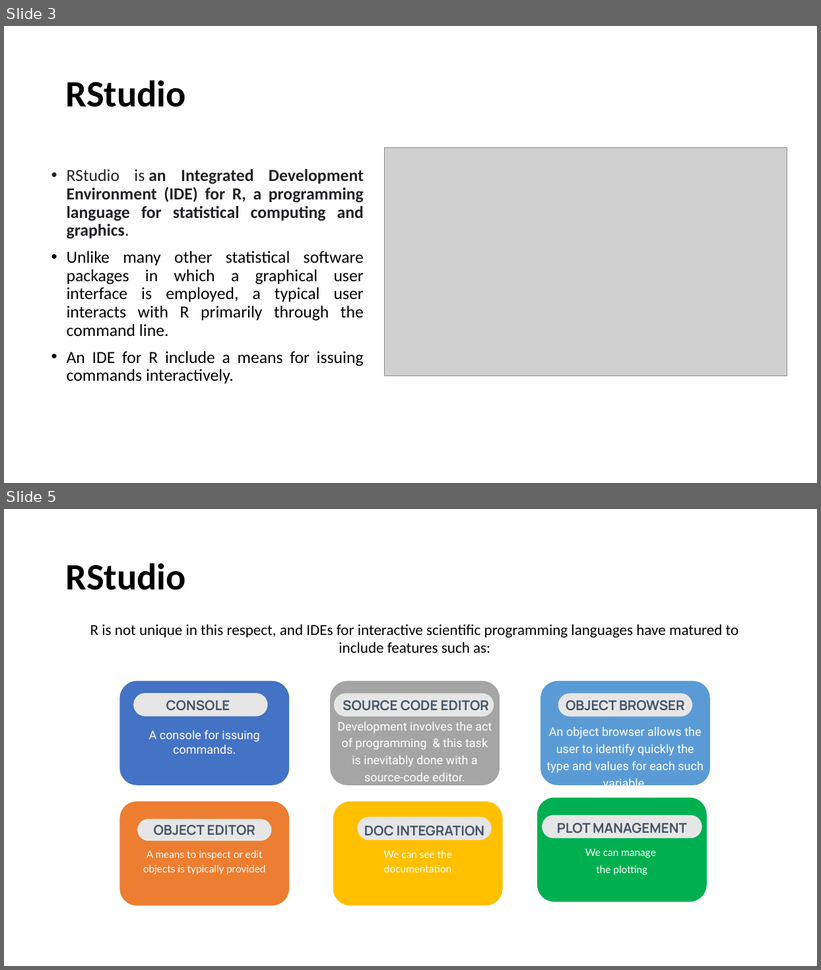
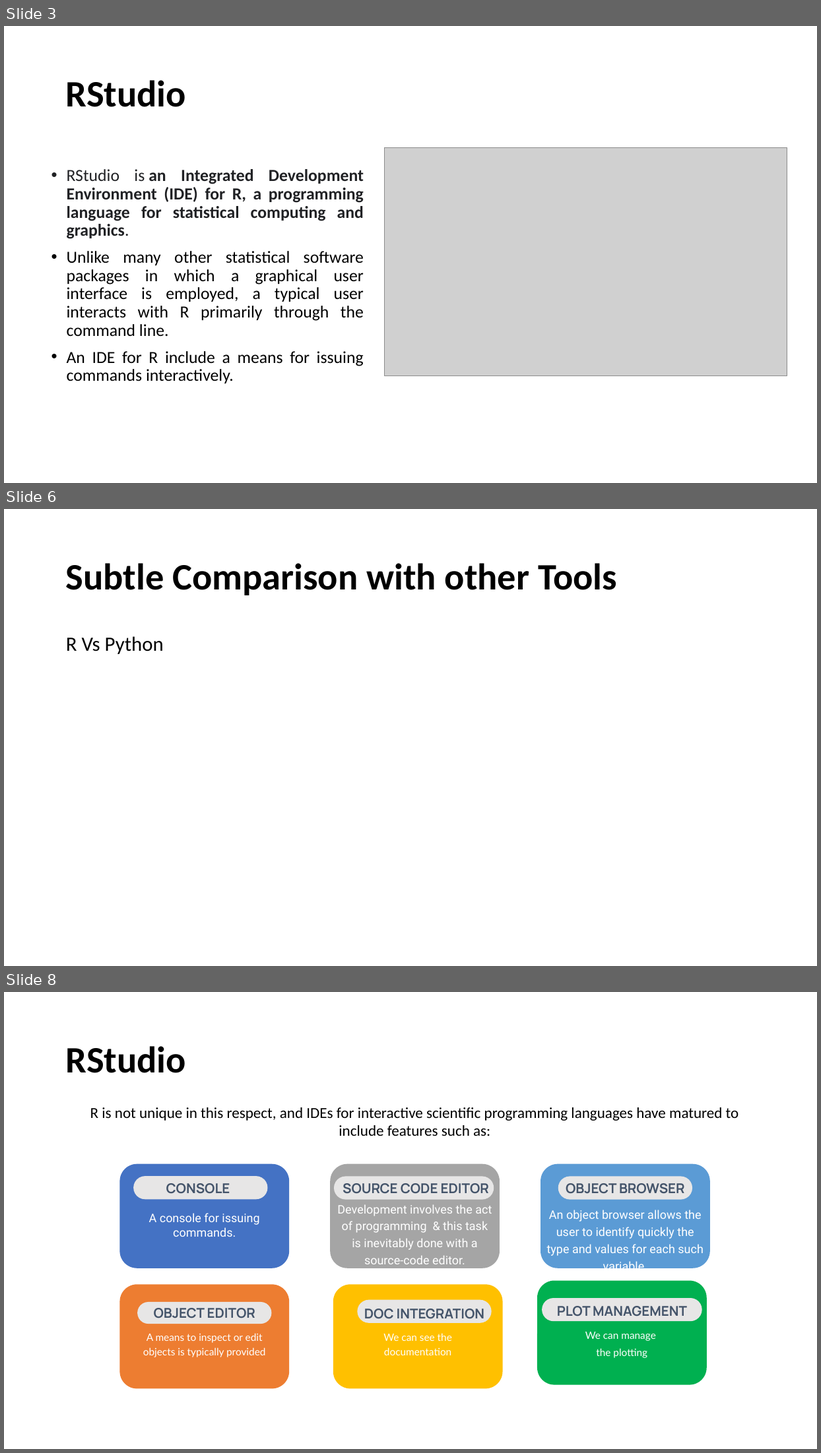
Before and after one commit to Ransinghsatyajitray/R-Programming-Training-Content, a slide deck: R PROGRAMMING SESSION 1 Briefing About R and RStudio.pptx. Shown one above the other, each under a label of ours: slides 3 and 5 before the commit, slides 3, 6 and 8 after it; the slides between them are not shown. The pictures are 821x970 and 821x1453 pixels, drawn with LibreOffice and Linux fonts; fonts in the diff are those of the drawing; grey boxes stand for pictures. Boxes give left, top, right and bottom in pixels: in the first picture for what was removed or moved away, otherwise in the second. Text is boxed around its words. In the diff, an @@ line names an element or a change of style, - is before the commit and + after.

Commit message:
Subtle comparison with other tools

```diff
--- a/R PROGRAMMING SESSION 1 Briefing About R and RStudio.pptx
+++ b/R PROGRAMMING SESSION 1 Briefing About R and RStudio.pptx
@@ slide 6 added at bbox=[4, 509, 817, 966], background #FFFFFF @@
@@ title added at bbox=[66, 563, 617, 595], 44 pt, text #000000, bold @@
+Subtle Comparison with other Tools
@@ text added at bbox=[66, 636, 164, 654], 24 pt, text #000000 @@
+R Vs Python
@@ what was slide 5 is now slide 8 @@
```
Also in this commit, not shown: 1 slide changed, 2 other slides added.
